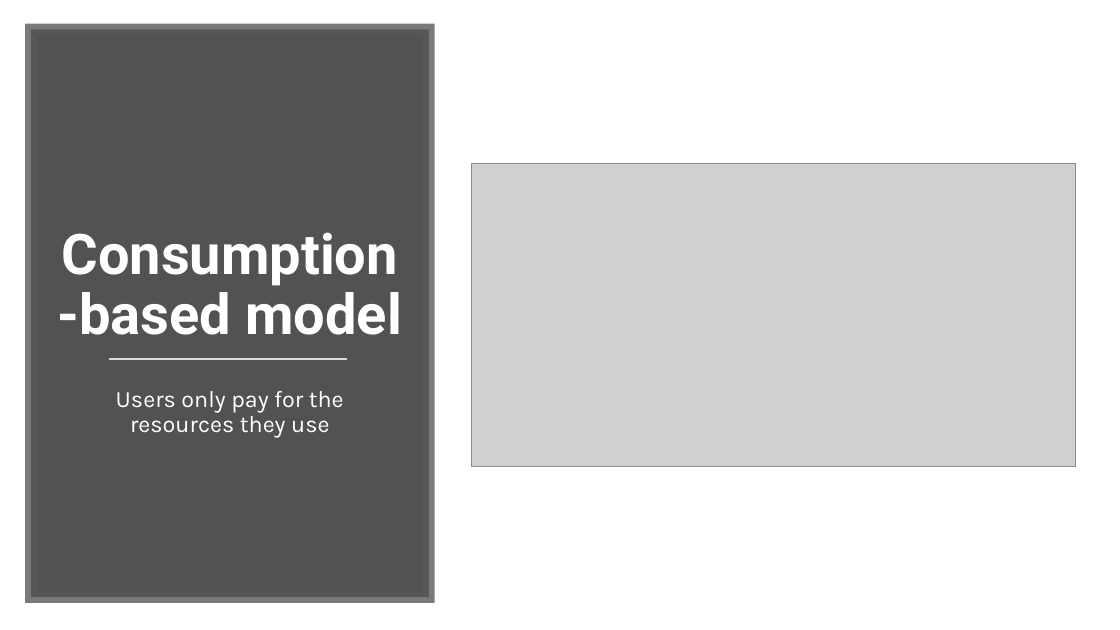
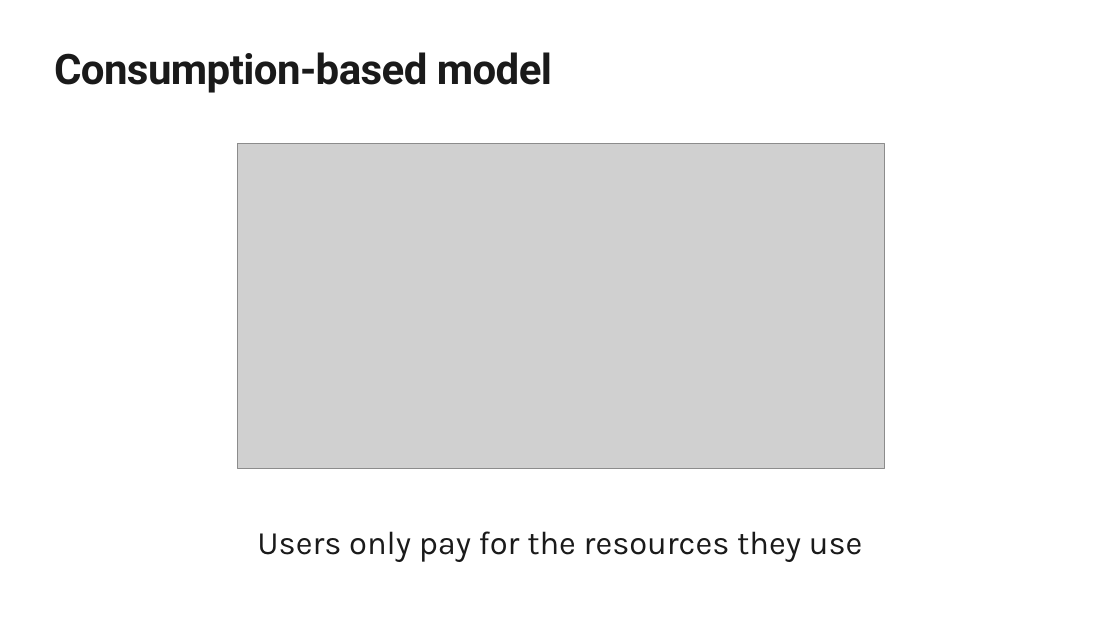
Before and after one commit to eamonnk/azfund, a slide deck: slide 9 of Templates/PPTs and pdfs released apr 2019/AZ-900T01 Microsoft Azure Fundamentals-01.pptx. Drawn at 1120x630 pixels with LibreOffice and Linux fonts; fonts in the diff are those of the drawing; grey boxes stand for pictures; background and template pictures are left out. Boxes give left, top, right and bottom in pixels: in the first picture for what was removed or moved away, otherwise in the second. Text is boxed around its words. In the diff, an @@ line names an element or a change of style, - is before the commit and + after.

```diff
--- a/Templates/PPTs and pdfs released apr 2019/AZ-900T01 Microsoft Azure Fundamentals-01.pptx
+++ b/Templates/PPTs and pdfs released apr 2019/AZ-900T01 Microsoft Azure Fundamentals-01.pptx
@@ rectangle removed at [31,29,429,597] @@
@@ title "Consumption-based model": place and size @@
-title "Consumption-based model" at [58,232,402,335]
+title "Consumption-based model" at [54,52,552,93]
@@ title "Consumption-based model" at [54,52,552,93]: size 48 to 36 pt, text colour #FFFFFF to #1A1A1A, letter spacing 0 to -0.5 pt; alignment centre to left; line spacing 0.9 to 1; vertical alignment bottom to top @@
@@ picture: place and size @@
-picture at [472,163,1076,466]
+picture at [238,144,886,469]
@@ line removed from (109, 360) to (347, 360) @@
@@ text "Users only pay for the ...": place and size @@
-text "Users only pay for the ..." at [116,391,344,438]
+text "Users only pay for the ..." at [257,531,863,562]
@@ text "Users only pay for the ..." at [257,531,863,562]: size 20 to 28 pt, text colour #FFFFFF to #1A1A1A; line spacing 0.9 to 1; less space between paragraphs @@
```
Also in this commit, not shown: 5 other slides changed, 1 other file.
